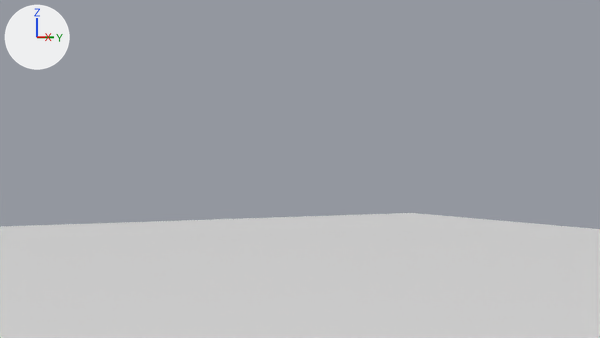
The Blender file Section 3/Final Scene.blend: old version first, new version second.
Both versions are drawn from the file's camera 'Camera'. The axes (+X, +Y, +Z) are drawn at upper left. The lights are the same throughout.
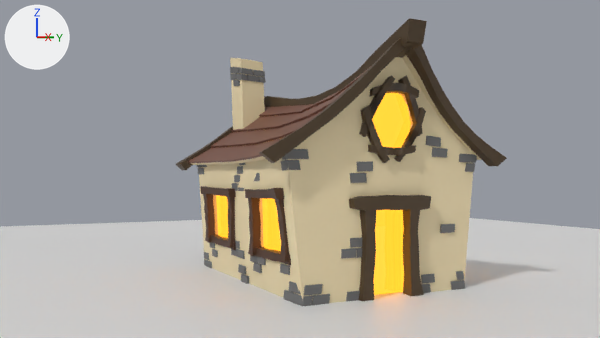
ob_lattice_001 is not drawn itself; it is used by a modifier of ob_house_warped.
ob_house_warped is not drawn itself; it is the parent of ob_lattice.

What differs and where, as boxes (x1, y1, x2, y2) in the pictures (600 x 338 px):
'House Warped Night', added
    after: (176, 18, 507, 306)
part 1 of me_plane_013, recoloured
    after: (216, 93, 411, 295)

Diff of the bpy script that builds the scene:
```diff
--- a/Section 3/Final Scene.blend.py
+++ b/Section 3/Final Scene.blend.py
@@ mat_windows_night @@
+mat_windows_night = principled_material('Windows_Night')
+mat_windows_night.base_color = (0.0, 0.0, 0.0)  # black #000000
+mat_windows_night.roughness = 0.0
+mat_windows_night.emission_color = (0.923, 0.348, 0.018)  # orange #f69f24
+mat_windows_night.emission_strength = 2.0
@@ me_plane_013 @@
 me_plane_013.from_pydata(...)  # 2344 vertices, 1966 faces; spans x -3.63..3.68, y -2.74..2.74, z -0.04..6.58
+# me_plane_013 part 1: all 8 faces that had it switch from mat_windows (dark blue #37405b) to mat_windows_night (black #000000)
 me_plane_013.materials.append(mat_house)
@@ lat_lattice_001 @@
+lat_lattice_001 = bpy.data.lattices.new('Lattice.001')
+lat_lattice_001.points_u = 8
+lat_lattice_001.points_v = 5
+lat_lattice_001.points_w = 5
+lat_lattice_001.use_outside = True
+lat_lattice_001.points.foreach_set('co_deform', [-0.528, -0.497, -0.502, -0.372, -0.498, -0.501, -0.221, -0.499, -0.5, -0.0739, -0.5, -0.5, 0.0709, -0.5, -0.5, 0.214, -0.5, -0.5, 0.357, -0.5, -0.5, 0.5, -0.5, -0.5, -0.505, -0.249, -0.5, -0.359, -0.25, -0.5, -0.215, -0.25, -0.5, -0.0716, -0.25, -0.5, 0.0714, -0.25, -0.5, 0.214, -0.25, -0.5, 0.357, -0.25, -0.5, 0.5, -0.25, -0.5, -0.5, 0.0, -0.5, -0.357, 0.0, -0.5, -0.214, 0.0, -0.5, -0.0714, 0.0, -0.5, 0.0714, 0.0, -0.5, 0.214, 0.0, -0.5, 0.357, 0.0, -0.5, 0.5, 0.0, -0.5, -0.5, 0.25, -0.5, -0.357, 0.25, -0.5, -0.214, 0.25, -0.5, -0.0714, 0.25, -0.5, 0.0714, 0.25, -0.5, 0.214, 0.25, -0.5, 0.357, 0.25, -0.5, 0.5, 0.25, -0.5, -0.5, 0.5, -0.5, -0.357, 0.5, -0.5, -0.214, 0.5, -0.5, -0.0714, 0.5, -0.5, 0.0714, 0.5, -0.5, 0.214, 0.5, -0.5, 0.357, 0.5, -0.5, 0.5, 0.5, -0.5, -0.583, -0.498, -0.256, -0.407, -0.494, -0.253, -0.241, -0.497, -0.252, -0.0827, -0.499, -0.251, 0.0685, -0.498, -0.25, 0.214, -0.492, -0.25, 0.357, -0.476, -0.25, 0.5, -0.443, -0.25, -0.558, -0.242, -0.259, -0.39, -0.241, -0.256, -0.237, -0.235, -0.26, -0.086, -0.23, -0.261, 0.0626, -0.224, -0.261, 0.21, -0.217, -0.259, 0.354, -0.208, -0.253, 0.5, -0.121, -0.25, -0.506, 0.000979, -0.251, -0.375, -0.00159, -0.255, -0.226, 0.0000605, -0.263, -0.0767, 0.000342, -0.269, 0.0725, 0.000467, -0.269, 0.218, 0.000141, -0.262, 0.36, 0.00163, -0.247, 0.5, 0.0, -0.25, -0.5, 0.25, -0.25, -0.365, 0.243, -0.254, -0.218, 0.238, -0.258, -0.0729, 0.232, -0.259, 0.0718, 0.225, -0.26, 0.214, 0.217, -0.259, 0.355, 0.209, -0.253, 0.5, 0.121, -0.25, -0.5, 0.5, -0.25, -0.357, 0.495, -0.25, -0.214, 0.5, -0.25, -0.0714, 0.5, -0.25, 0.0714, 0.498, -0.25, 0.214, 0.492, -0.25, 0.357, 0.476, -0.25, 0.5, 0.443, -0.25, -0.722, -0.624, -0.00593, -0.459, -0.522, -0.00349, -0.252, -0.502, -0.00228, -0.0816, -0.5, -0.0022, 0.0701, -0.508, -0.00105, 0.214, -0.543, 0.0, 0.357, -0.629, 0.0, 0.5, -0.801, 0.0, -0.592, -0.238, -0.0202, -0.416, -0.254, -0.0131, -0.249, -0.25, -0.0211, -0.093, -0.247, -0.0239, 0.0582, -0.25, -0.0224, 0.207, -0.256, -0.0189, 0.352, -0.271, -0.00783, 0.5, -0.25, -0.0032, -0.532, 0.00518, -0.0128, -0.399, -0.0089, -0.0123, -0.24, -0.00388, -0.0299, -0.0844, 0.00351, -0.0414, 0.0706, 0.00204, -0.0409, 0.218, 0.00151, -0.0272, 0.361, 0.00451, 0.00243, 0.495, 0.00386, -0.00837, -0.5, 0.25, -0.00302, -0.373, 0.243, -0.00804, -0.222, 0.244, -0.0175, -0.0745, 0.253, -0.021, 0.071, 0.251, -0.0216, 0.213, 0.256, -0.0202, 0.351, 0.27, -0.00923, 0.492, 0.248, -0.00824, -0.5, 0.943, 0.0, -0.357, 0.484, -0.0000322, -0.214, 0.477, -0.0019, -0.0714, 0.513, -0.000852, 0.0714, 0.509, -0.00114, 0.214, 0.543, -0.0000139, 0.357, 0.629, 0.0, 0.5, 0.801, 0.0, -0.506, -0.499, 0.248, -0.36, -0.5, 0.243, -0.215, -0.5, 0.237, -0.0716, -0.5, 0.235, 0.0714, -0.5, 0.236, 0.214, -0.5, 0.237, 0.357, -0.5, 0.244, 0.5, -0.5, 0.25, -0.551, -0.245, 0.23, -0.384, -0.249, 0.233, -0.235, -0.248, 0.218, -0.087, -0.247, 0.213, 0.0596, -0.247, 0.215, 0.206, -0.247, 0.22, 0.346, -0.246, 0.238, 0.474, -0.238, 0.251, -0.575, -0.00889, 0.233, -0.4, -0.00736, 0.239, -0.245, 0.000253, 0.219, -0.0858, 0.0048, 0.209, 0.0771, 0.00847, 0.218, 0.23, 0.0105, 0.247, 0.377, 0.0175, 0.301, 0.548, 0.0469, 0.414, -0.52, 0.25, 0.233, -0.376, 0.248, 0.233, -0.229, 0.25, 0.218, -0.084, 0.251, 0.212, 0.0609, 0.251, 0.212, 0.201, 0.25, 0.215, 0.335, 0.25, 0.233, 0.45, 0.256, 0.24, -0.5, 0.5, 0.25, -0.357, 0.495, 0.243, -0.214, 0.5, 0.237, -0.0714, 0.5, 0.235, 0.0714, 0.5, 0.235, 0.214, 0.5, 0.236, 0.352, 0.499, 0.24, 0.481, 0.496, 0.239, -0.5, -0.5, 0.5, -0.357, -0.5, 0.493, -0.214, -0.5, 0.486, -0.0714, -0.5, 0.484, 0.0714, -0.5, 0.485, 0.214, -0.5, 0.487, 0.357, -0.5, 0.493, 0.496, -0.5, 0.501, -0.569, -0.26, 0.493, -0.398, -0.254, 0.463, -0.236, -0.251, 0.409, -0.0798, -0.25, 0.386, 0.0732, -0.25, 0.389, 0.224, -0.25, 0.403, 0.353, -0.249, 0.464, 0.494, -0.237, 0.538, -0.575, -0.0594, 0.502, -0.449, -0.0254, 0.454, -0.285, -0.00848, 0.348, -0.0989, -0.000826, 0.276, 0.101, 0.00321, 0.277, 0.26, 0.000578, 0.356, 0.398, 0.0189, 0.533, 0.622, 0.0415, 0.618, -0.569, 0.24, 0.492, -0.398, 0.246, 0.461, -0.236, 0.249, 0.408, -0.0784, 0.25, 0.387, 0.0783, 0.25, 0.384, 0.217, 0.245, 0.392, 0.335, 0.245, 0.46, 0.493, 0.261, 0.544, -0.5, 0.5, 0.5, -0.357, 0.5, 0.493, -0.214, 0.5, 0.486, -0.0714, 0.5, 0.484, 0.0714, 0.5, 0.484, 0.213, 0.5, 0.485, 0.34, 0.496, 0.481, 0.46, 0.493, 0.485])
@@ col_house_warped_night @@
+col_house_warped_night = bpy.data.collections.new('House Warped Night')
+col_house_warped_night.objects.link(ob_lattice_001)
+col_house_warped_night.objects.link(ob_house_warped)
@@ ob_house_warped @@
 ob_house_warped.location = (0.0, 0.0, 0.0)
+ob_house_warped.rotation_euler = (0.0, 0.0, -1.571)  # degrees (0, 0, -90)
 _m = ob_house_warped.modifiers.new('Lattice', 'LATTICE')
@@ ob_lattice_001 @@
+ob_lattice_001 = bpy.data.objects.new('Lattice.001', lat_lattice_001)
+ob_lattice_001.parent = ob_house_warped
+ob_lattice_001.location = (0.0, 0.0, 3.228)
+ob_lattice_001.scale = (7.46, 7.46, 7.46)
@@ ob_house_warped_night @@
+ob_house_warped_night = bpy.data.objects.new('House Warped Night', None)
+ob_house_warped_night.location = (1.64, 0.45, 0.0)
+ob_house_warped_night.rotation_euler = (-3.142, -3.142, -1.571)  # degrees (-180, -180, -90)
+ob_house_warped_night.instance_type = 'COLLECTION'
+ob_house_warped_night.instance_collection = col_house_warped_night
```
